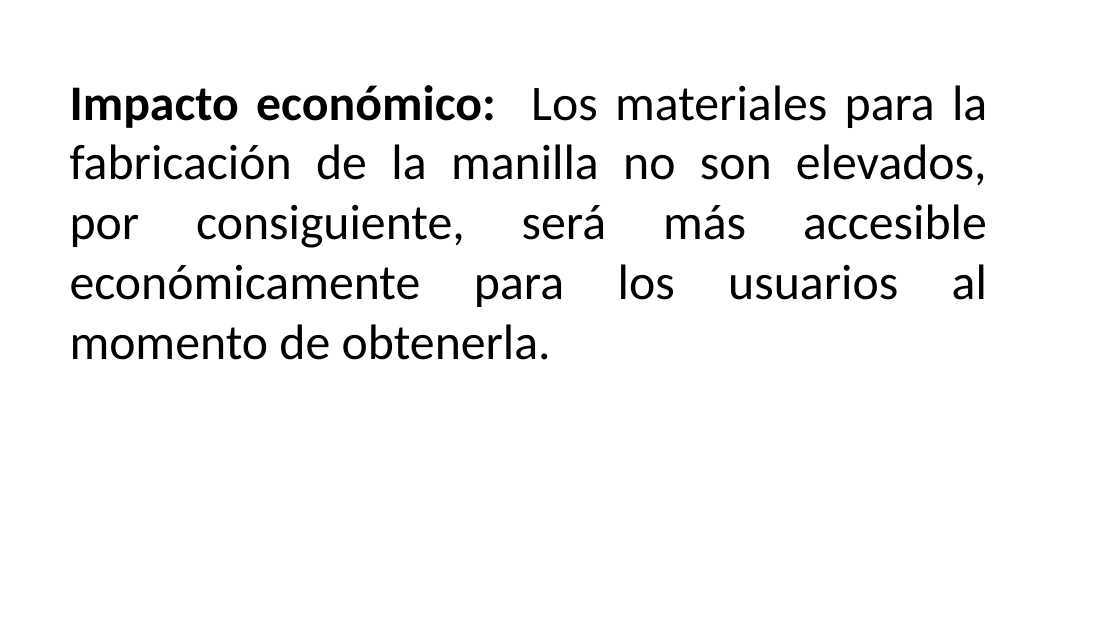
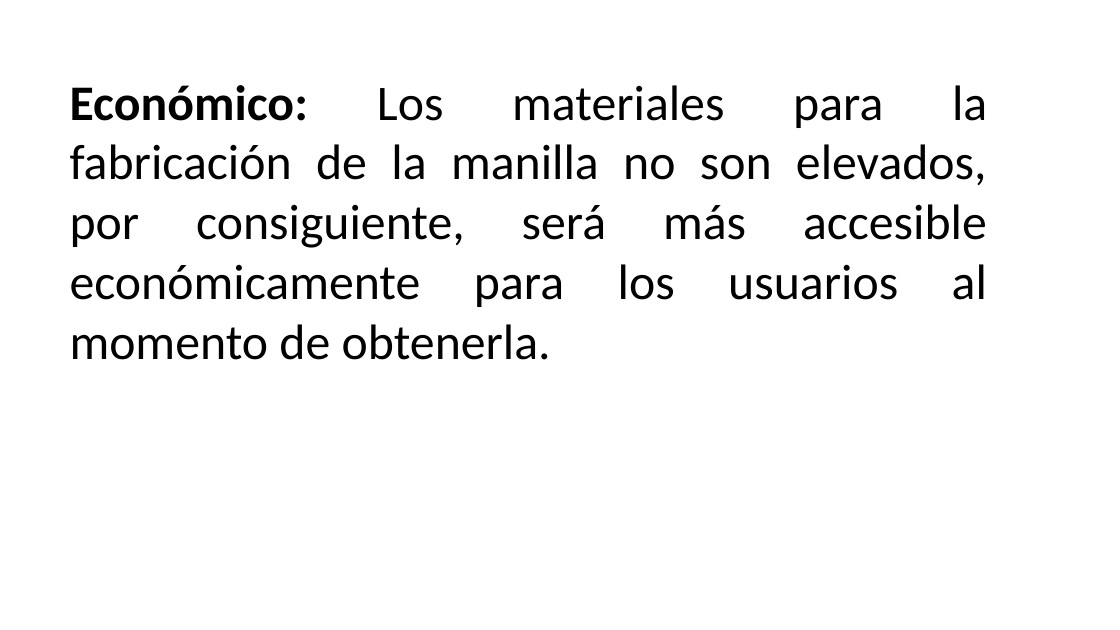
Before and after one commit to Dalvarez491/IdHand, a slide deck: slide 16 of Pulsera para identificación de personas en estado de inconciencia ultima verción.pptx. Drawn at 1120x630 pixels with LibreOffice and Linux fonts; fonts in the diff are those of the drawing; background and template pictures are left out. Boxes give left, top, right and bottom in pixels: in the first picture for what was removed or moved away, otherwise in the second. Text is boxed around its words. In the diff, an @@ line names an element or a change of style, - is before the commit and + after.

```diff
--- a/Pulsera para identificación de personas en estado de inconciencia ultima verción.pptx
+++ b/Pulsera para identificación de personas en estado de inconciencia ultima verción.pptx
@@ text at bbox=[70, 85, 987, 360]: text changed @@
-Impacto económico: Los materiales para la fabricación de la manilla no son elevados, por consiguiente, será más accesible económicamente para los usuarios al momento de obtenerla.
+Económico: Los materiales para la fabricación de la manilla no son elevados, por consiguiente, será más accesible económicamente para los usuarios al momento de obtenerla.
```
Also in this commit, not shown: 3 other slides changed.
